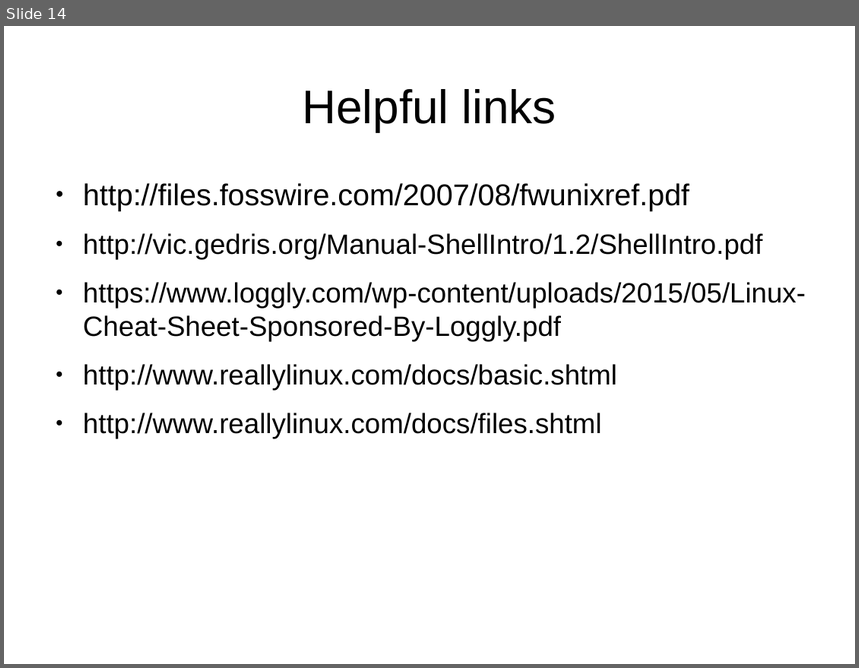
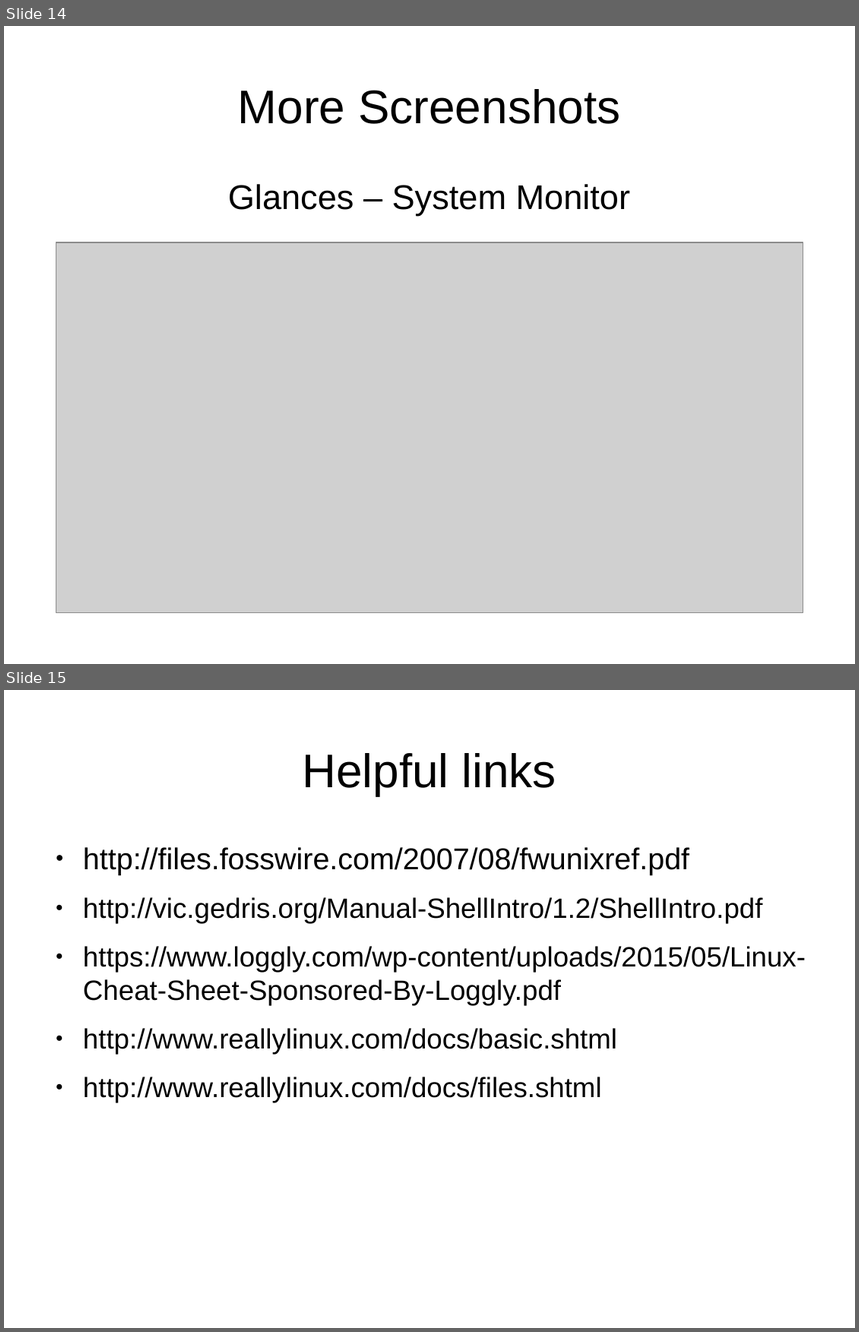
Before and after one commit to CochiseLinuxUsersGroup/Presentations, a slide deck: Terminal_For_Beginners/Terminal_For_Beginners.odp. Shown one above the other, each under a label of ours: slide 14 before the commit, slides 14 and 15 after it. The pictures are 859x668 and 859x1332 pixels, drawn with LibreOffice and Linux fonts; fonts in the diff are those of the drawing; grey boxes stand for pictures. Boxes give left, top, right and bottom in pixels: in the first picture for what was removed or moved away, otherwise in the second. Text is boxed around its words. In the diff, an @@ line names an element or a change of style, - is before the commit and + after.

Commit message:
added screenshots

```diff
--- a/Terminal_For_Beginners/Terminal_For_Beginners.odp
+++ b/Terminal_For_Beginners/Terminal_For_Beginners.odp
@@ slide 14 added at (4,26,855,664), background #FFFFFF @@
@@ title added at (238,89,620,124), 44 pt, text #000000 @@
+More Screenshots
@@ subtitle added at (228,184,631,216), 32 pt, text #000000 @@
+Glances – System Monitor
@@ picture added at (56,243,804,613) @@
@@ what was slide 14 is now slide 15 @@
```
Also in this commit, not shown: 1 slide changed, 1 other file.
